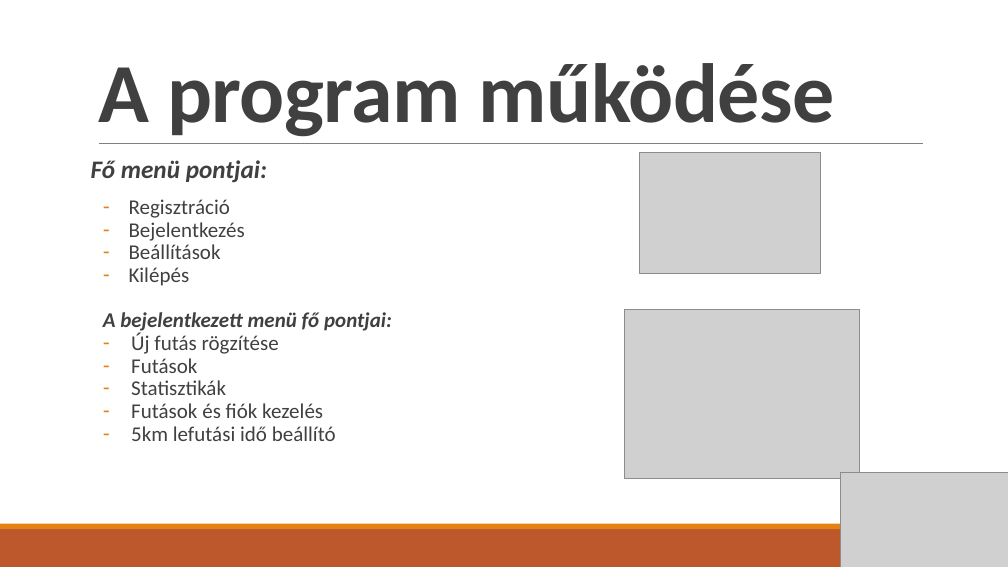
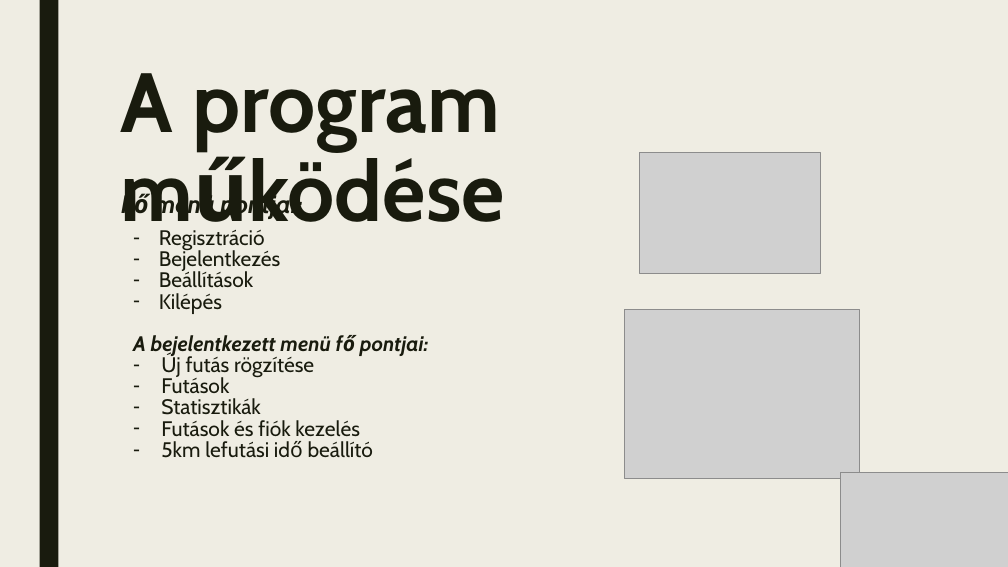
Before and after one commit to CsuszaTomi/DIN-Futoverseny, a slide deck: slide 2 of DIN-PTT.pptx. Drawn at 1008x567 pixels with LibreOffice and Linux fonts; fonts in the diff are those of the drawing; grey boxes stand for pictures. Boxes give left, top, right and bottom in pixels: in the first picture for what was removed or moved away, otherwise in the second. Text is boxed around its words. In the diff, an @@ line names an element or a change of style, - is before the commit and + after.

```diff
--- a/DIN-PTT.pptx
+++ b/DIN-PTT.pptx
@@ background #FFFFFF to #EFEDE3 @@
@@ rectangle added at (39, 0, 58, 567), fill #191B0E @@
@@ title "A program működése": place and size @@
-title "A program működése" at (98, 63, 835, 137)
+title "A program működése" at (121, 73, 500, 150)
@@ title "A program működése" at (121, 73, 500, 150): font Calibri to Cabin, text colour #404040 to #191B0E, letter spacing -0.5 to 0 pt; line spacing 0.85 to 0.89; vertical alignment bottom to top @@
@@ line removed from (99, 144) to (923, 144) @@
@@ text "Fő menü pontjai:": place and size @@
-text "Fő menü pontjai:" at (91, 160, 392, 441)
+text "Fő menü pontjai:" at (133, 192, 429, 458)
@@ text "Fő menü pontjai:" at (133, 192, 429, 458): font Calibri to Cabin, text colour #404040 to #191B0E; line spacing 0.9 to 0.84; less space between paragraphs @@
@@ rectangle removed at (0, 529, 1008, 567) @@
@@ rectangle removed at (0, 524, 1008, 529) @@
```
Also in this commit, not shown: 6 other slides changed.
